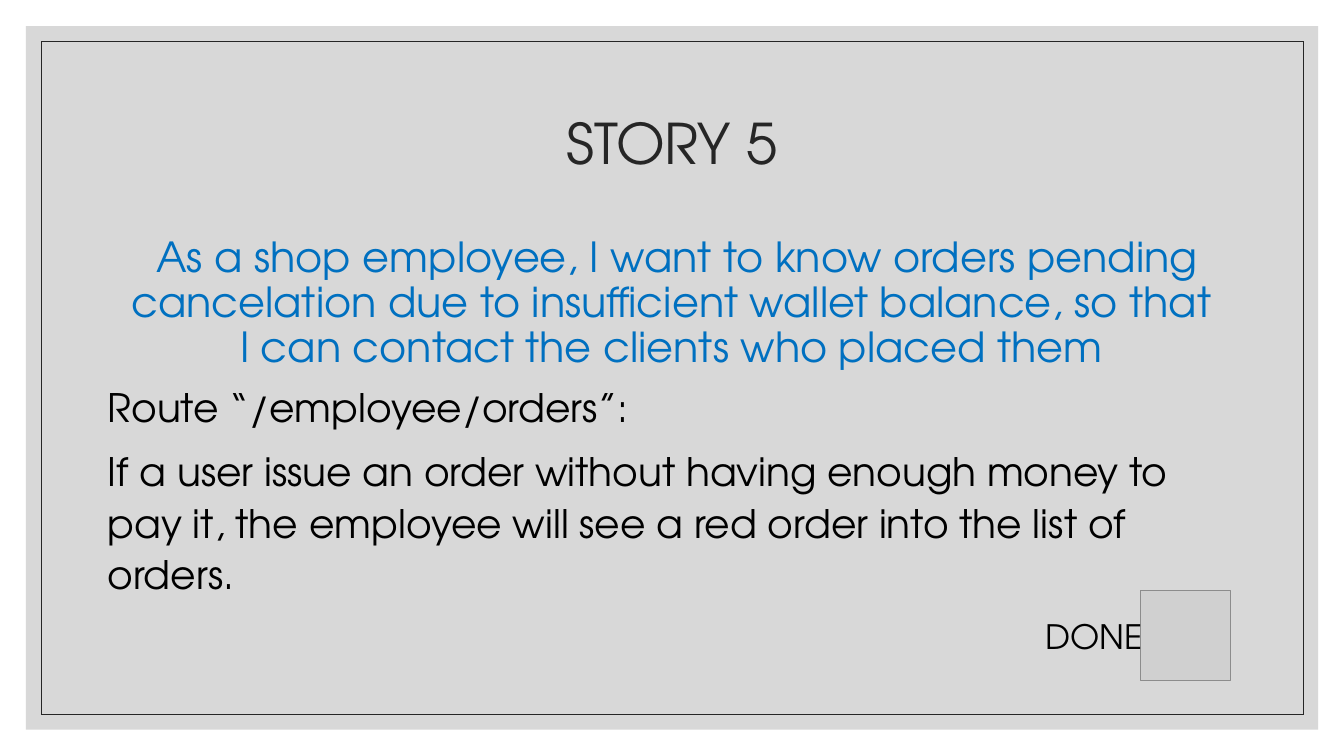
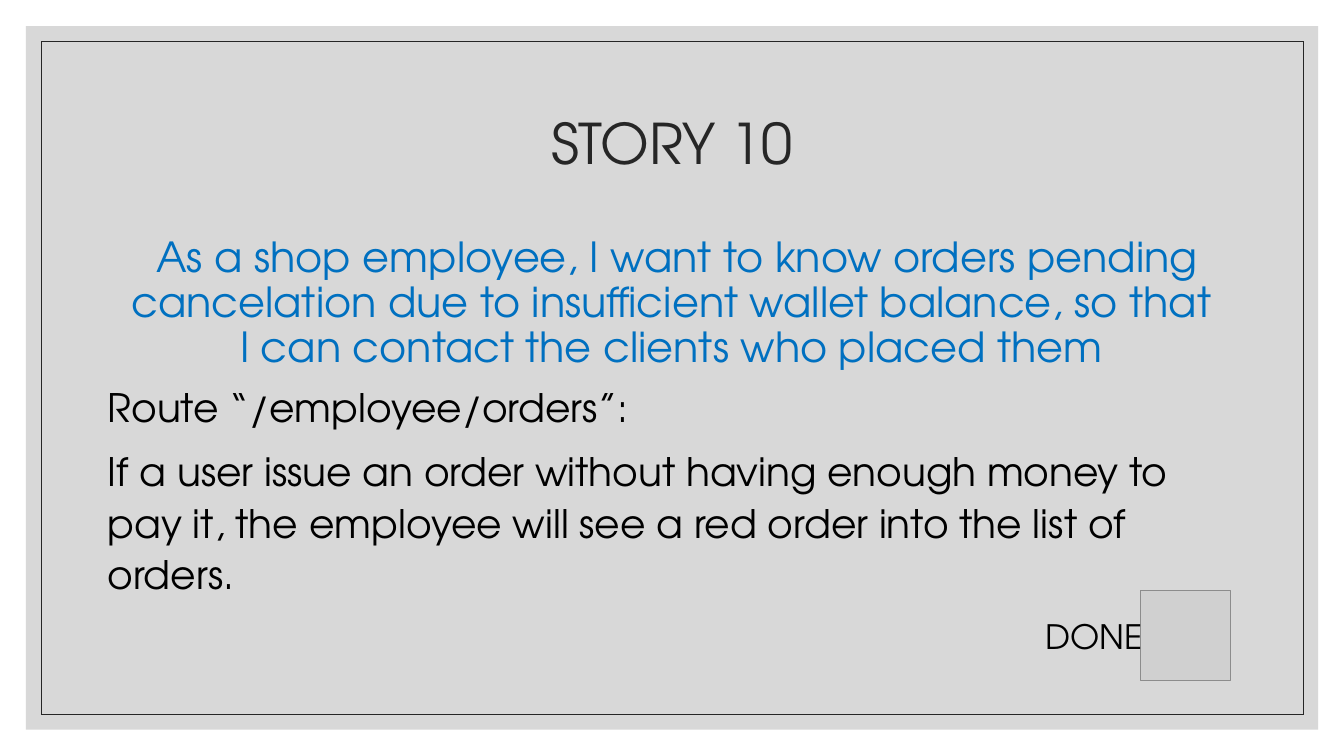
Before and after one commit to se2-p02/spg, a slide deck: slide 9 of presentations/SPG_spint2_presentation.pptx. Drawn at 1344x756 pixels with LibreOffice and Linux fonts; fonts in the diff are those of the drawing; grey boxes stand for pictures. Boxes give left, top, right and bottom in pixels: in the first picture for what was removed or moved away, otherwise in the second. Text is boxed around its words. In the diff, an @@ line names an element or a change of style, - is before the commit and + after.

```diff
--- a/presentations/SPG_spint2_presentation.pptx
+++ b/presentations/SPG_spint2_presentation.pptx
@@ title at <box>551,122,793,165</box>: text changed @@
-STORY 5
+STORY 10
```
Also in this commit, not shown: 6 other slides changed, 4 other files.
